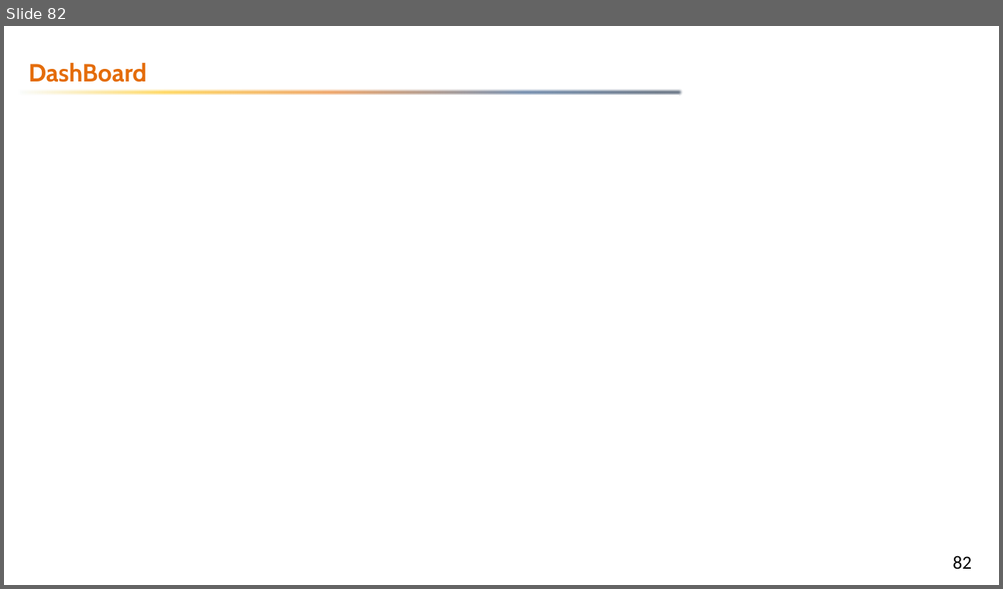
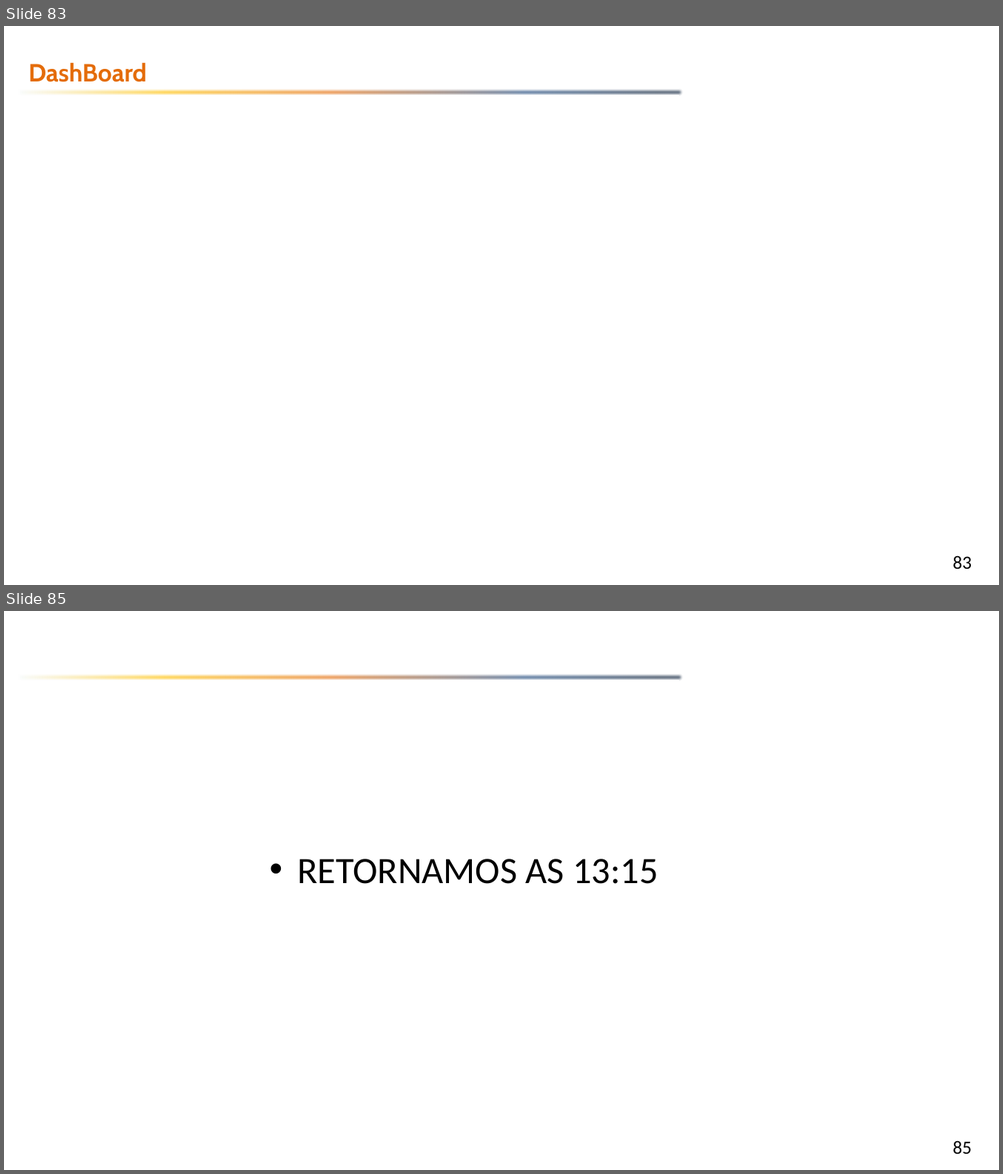
Before and after one commit to emerson-fenrir/Excel_Basico, a slide deck: Professor/Aula3.pptx. Shown one above the other, each under a label of ours: slide 82 before the commit, slides 83 and 85 after it; the slides between them are not shown. The pictures are 1003x589 and 1003x1174 pixels, drawn with LibreOffice and Linux fonts; fonts in the diff are those of the drawing; background and template pictures are left out. Boxes give left, top, right and bottom in pixels: in the first picture for what was removed or moved away, otherwise in the second. Text is boxed around its words. In the diff, an @@ line names an element or a change of style, - is before the commit and + after.

```diff
--- a/Professor/Aula3.pptx
+++ b/Professor/Aula3.pptx
@@ slide 85 added at (4,611,999,1170), background picture (left out); not listed: 2 template elements that a slide beside it also shows @@
@@ text added at (297,859,657,884), 36 pt, text #000000 @@
+• RETORNAMOS AS 13:15
@@ what was slide 82 is now slide 83 @@
@@ page number at (953,556,972,569): text changed @@
-82
+83
```
Also in this commit, not shown: 9 slides changed, 1 other slide added.
